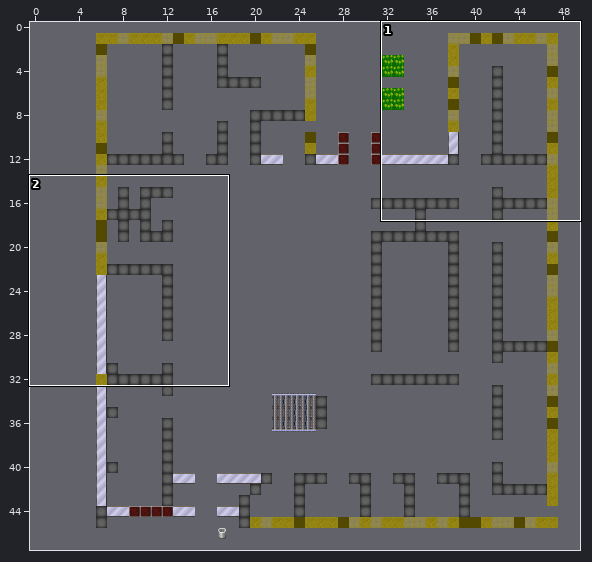
Tiled map (JSON): Vorlage_fuer_Greifswald/maps/Greifswaldthirdfloor.json. The first picture is a wide view before the edit; the outline marks the close-up.
Close-up. The starting point:
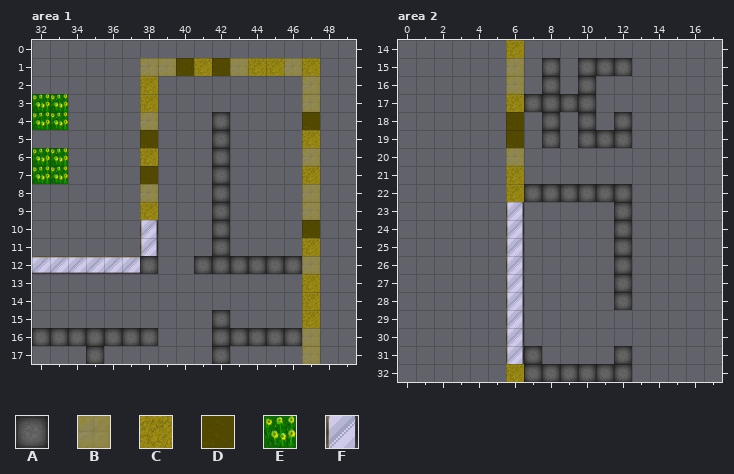
Cells are 32x32 px. Shown: area 1 x 32..49, y 0..17; area 2 x 0..17, y 14..32. The commit also changed other parts of the map, which this record leaves out.
Key: from "floor": A 15, B 24, C 25, D 48, E 61; from "tileset_bjoern": F 43.
_ is an empty cell.
Layers that did not change in this view are not listed.
Layer "Waende" before, area 1, first column x 32:
0 ____________
1 ______BBDCDB
2 ______C_____
3 EE____C_____
4 EE____B___A_
5 ______D___A_
6 EE____C___A_
Layer "Waende" before, area 2, first column x 0:
14 ______C_________
15 ______B_A_AAA___
16 ______B_A_A_____
17 ______CAAAA_____
18 ______D_A_A_A___
19 ______D_A_AAA___
20 ______B_________
21 ______C_________
22 ______CAAAAAA___
23 ______F_____A___
Once edited:
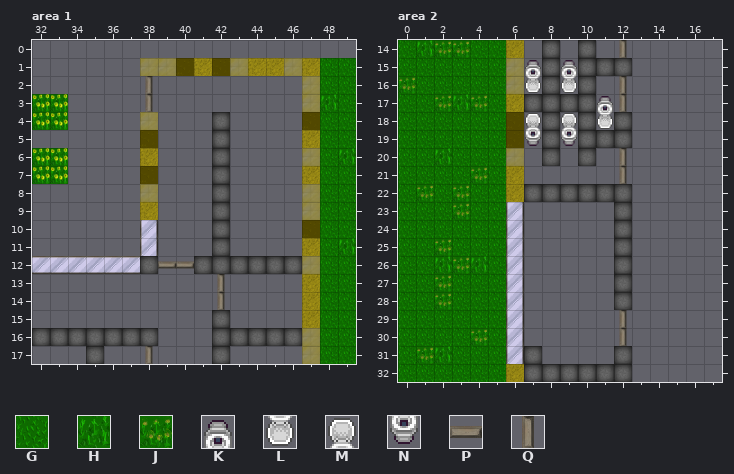
Further tiles: from "floor": G 56, H 59, J 62; from "office_180": K 177, L 193; from "office_360": M 62, N 78; from "tileset_bjoern": P 48, Q 56.
Tiles of an added or newly shown layer are drawn over the layers below it.
From old to new:
Layer "Funktionen Waende", area 1:
The tile that lay hidden is gone in rows 2 to 3 at x 38.
Layer "Boden", area 1:
Tile G is added in rows 1 to 2 at x 48 to 49; in row 3 at x 49; in rows 4 to 5 at x 48 to 49; in row 6 at x 48; in rows 7 to 10 at x 48 to 49; in row 11 at x 48.
Tile G is added in rows 12 to 17 at x 48 to 49.
Tile H is added in row 3 at x 48; in row 6 at x 49; in row 11 at x 49.
Layer "Waende", area 1:
Tile Q replaces tile C in rows 2 to 3 at x 38.
Layer "Tueren" (added), area 1:
Tile P is added in row 12 at x 39 to 40.
Tile Q is added in rows 13 to 14 at x 42; in row 17 at x 38.
Layer "Boden", area 2:
Tile G is added in row 14 at x 0 and 4 to 5; in row 15 at x 0 to 5; in row 16 at x 1 to 5; in row 17 at x 0 to 1 and 5; in rows 18 to 19 at x 0 to 5; in row 20 at x 0 to 1 and 3 to 5.
Tile G is added in row 21 at x 0 to 3 and 5; in row 22 at x 0, 2 and 4 to 5; in row 23 at x 0 to 2 and 4 to 5; in row 24 at x 0 to 5; in row 25 at x 0 to 1 and 3 to 5; in row 26 at x 0 to 1 and 5.
Tile G is added in rows 27 to 28 at x 0 to 1 and 3 to 5; in row 29 at x 0 to 5; in row 30 at x 0 to 3 and 5; in row 31 at x 0 and 3 to 5; in row 32 at x 0 to 5.
Tile H is added in row 14 at x 1; in row 17 at x 3; in row 20 at x 2; in row 26 at x 2 and 4; in row 31 at x 2.
Tile J is added in row 14 at x 2 to 3; in row 16 at x 0; in row 17 at x 2 and 4; in row 21 at x 4; in row 22 at x 1 and 3; in row 23 at x 3.
Tile J is added in row 25 at x 2; in row 26 at x 3; in rows 27 to 28 at x 2; in row 30 at x 4; in row 31 at x 1.
Layer "Waende", area 2:
Tile A is added in row 14 at x 8 and 10; in row 20 at x 8 and 10.
Layer "Tueren" (added), area 2:
Tile Q is added in row 14 at x 12; in rows 16 to 17 at x 12; in rows 20 to 21 at x 12; in rows 29 to 30 at x 12.
Layer "Gegenstände" (added), area 2:
Tile K is added in row 15 at x 7 and 9; in row 17 at x 11.
Tile L is added in row 16 at x 7 and 9; in row 18 at x 11.
Tile M is added in row 18 at x 7 and 9.
Tile N is added in row 19 at x 7 and 9.
